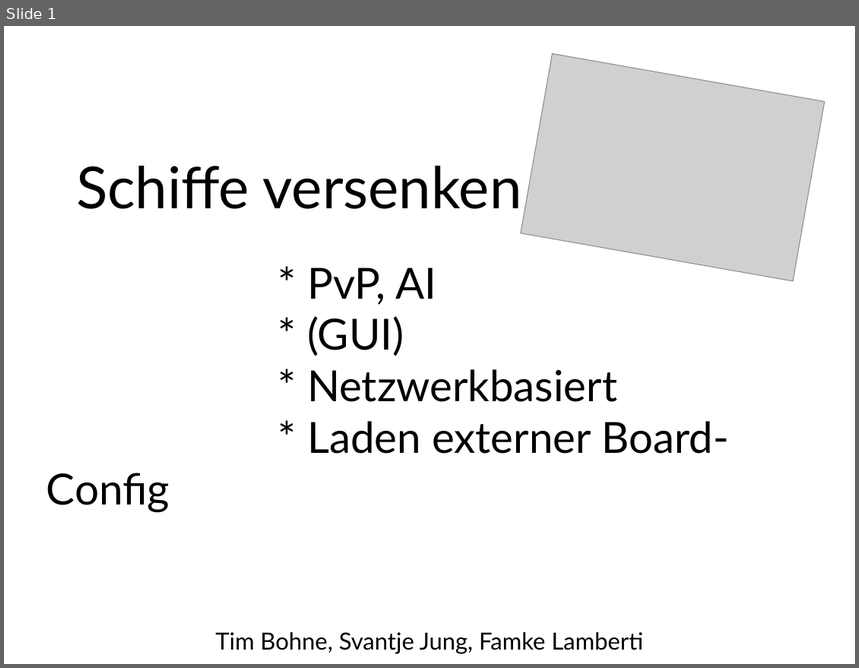
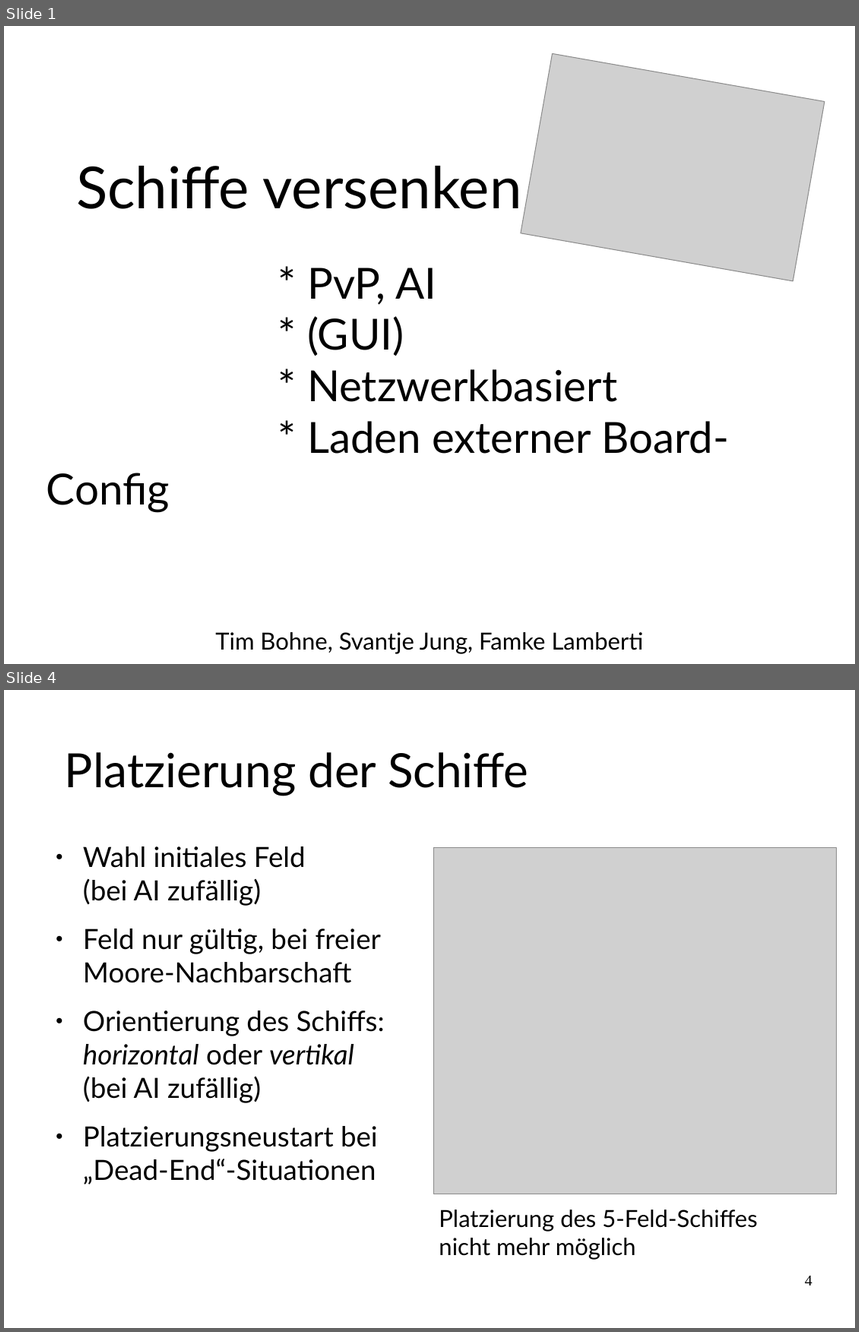
Before and after one commit to FamkeLamberti/battleship-presentation, a slide deck: Abschlusspraesentation_SchiffeVersenken.odp. Shown one above the other, each under a label of ours: slide 1 before the commit, slides 1 and 4 after it; the slides between them are not shown. The pictures are 859x668 and 859x1332 pixels, drawn with LibreOffice and Linux fonts; fonts in the diff are those of the drawing; grey boxes stand for pictures. Boxes give left, top, right and bottom in pixels: in the first picture for what was removed or moved away, otherwise in the second. Text is boxed around its words. In the diff, an @@ line names an element or a change of style, - is before the commit and + after.

```diff
--- a/Abschlusspraesentation_SchiffeVersenken.odp
+++ b/Abschlusspraesentation_SchiffeVersenken.odp
@@ slide 4 added at (4,690,855,1328), background #FFFFFF @@
@@ title added at (65,752,529,796), 44 pt, text #000000 @@
+Platzierung der Schiffe
@@ text added at (83,847,385,1185), 26 pt, text #000000 @@
+● Wahl initiales Feld (bei AI zufällig)
+● Feld nur gültig, bei freier Moore-Nachbarschaft
+● Orientierung des Schiffs: horizontal oder vertikal (bei AI zufällig)
+● Platzierungsneustart bei „Dead-End“-Situationen
@@ picture added at (433,848,837,1195) @@
@@ text added at (439,1210,757,1260), 22 pt, text #000000 @@
+Platzierung des 5-Feld-Schiffes nicht mehr möglich
@@ page number added at (805,1276,813,1286), 14 pt, text #000000 @@
+4
```
Also in this commit, not shown: 6 slides changed, 5 slides removed.
